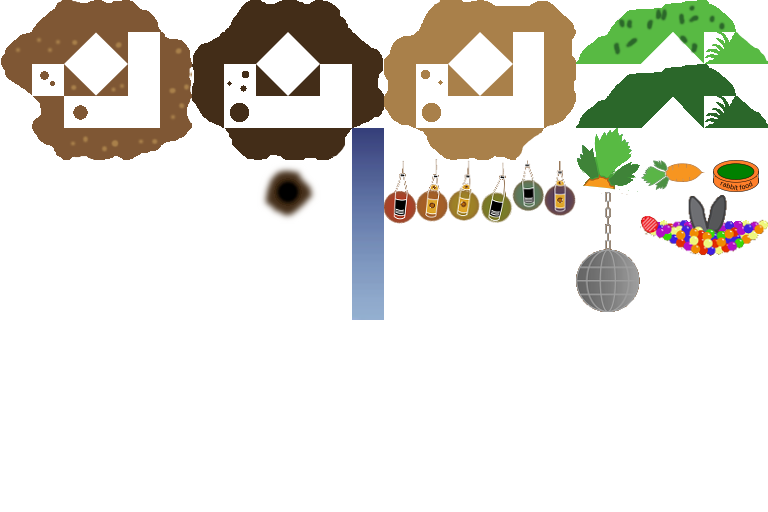
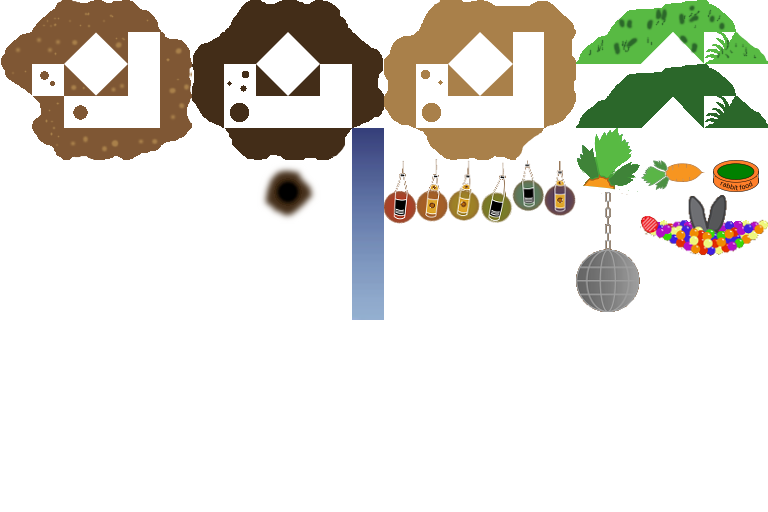
The second 768 × 512 image is a revision of the first. Changes to its layers:
painted on "gras hell" over 588, 9, 757, 59
painted on "boden" over 11, 12, 180, 147
